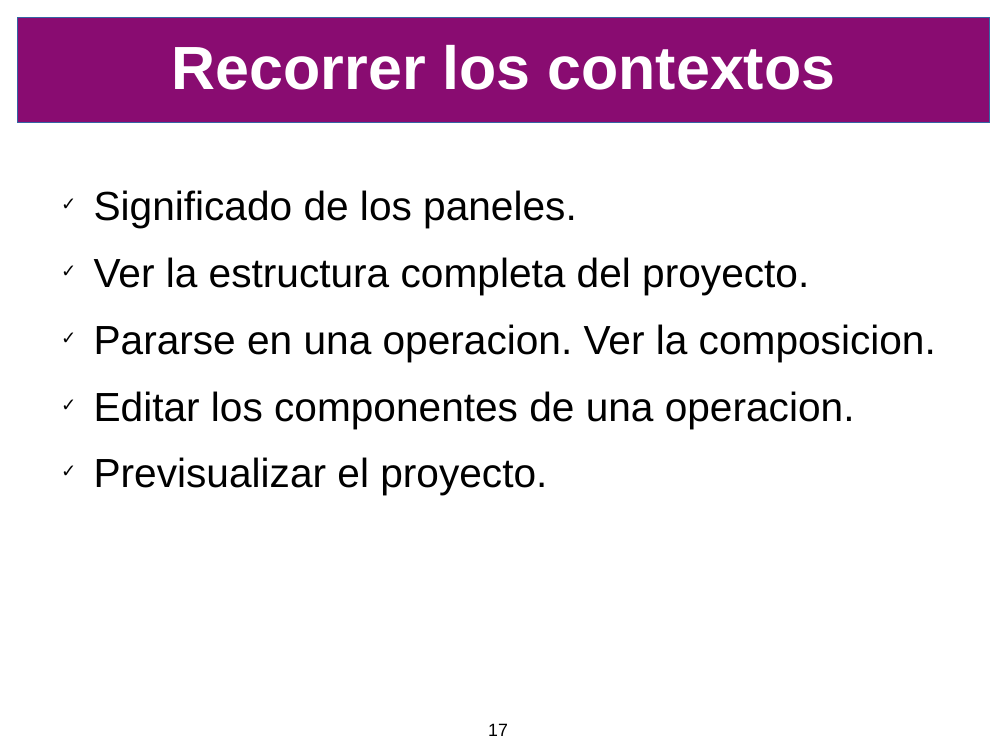
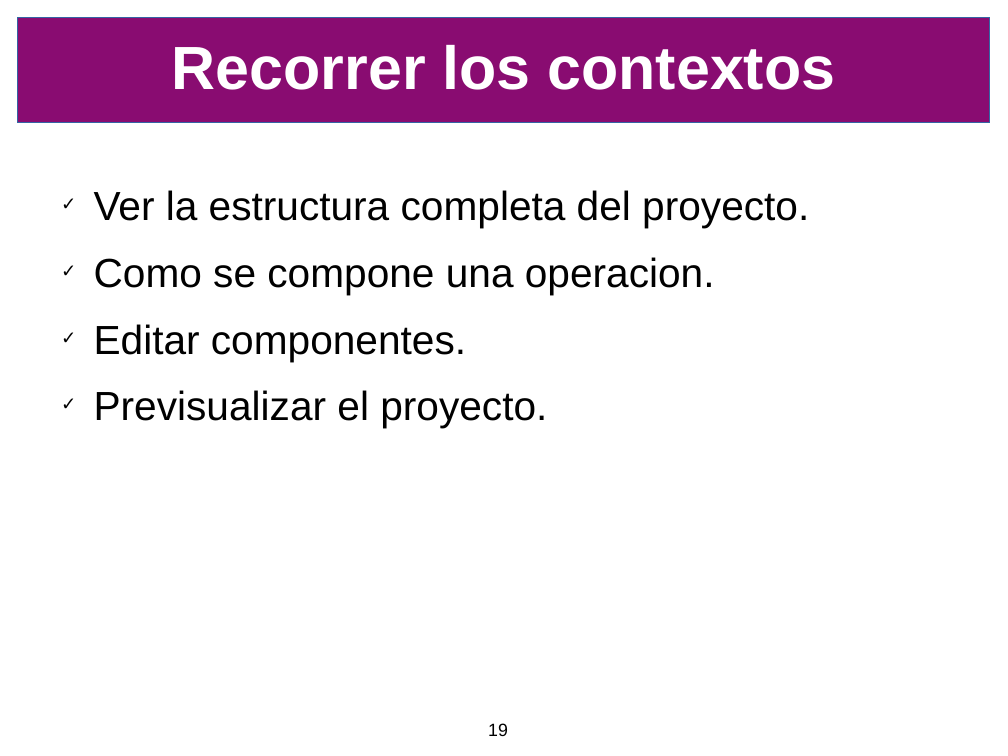
Before and after one commit to SIU-Toba/framework, a slide deck: slide 19 of doc/presentacion/CafeConf2006.odp (slide 17 before the commit). Drawn at 1008x756 pixels with LibreOffice and Linux fonts; fonts in the diff are those of the drawing; background and template pictures are left out. Boxes give left, top, right and bottom in pixels: in the first picture for what was removed or moved away, otherwise in the second. Text is boxed around its words. In the diff, an @@ line names an element or a change of style, - is before the commit and + after.

```diff
--- a/doc/presentacion/CafeConf2006.odp
+++ b/doc/presentacion/CafeConf2006.odp
@@ text at <box>94,190,577,228</box>: paragraph removed @@
-✓ Significado de los paneles.
@@ text at <box>94,257,715,361</box>: text changed @@
-✓ Pararse en una operacion. Ver la composicion.
-✓ Editar los componentes de una operacion.
+✓ Como se compone una operacion.
+✓ Editar componentes.
@@ page number at <box>488,723,508,736</box>: text changed @@
-17
+19
```
Also in this commit, not shown: 13 other slides changed, 10 slides added, 2 slides removed.
